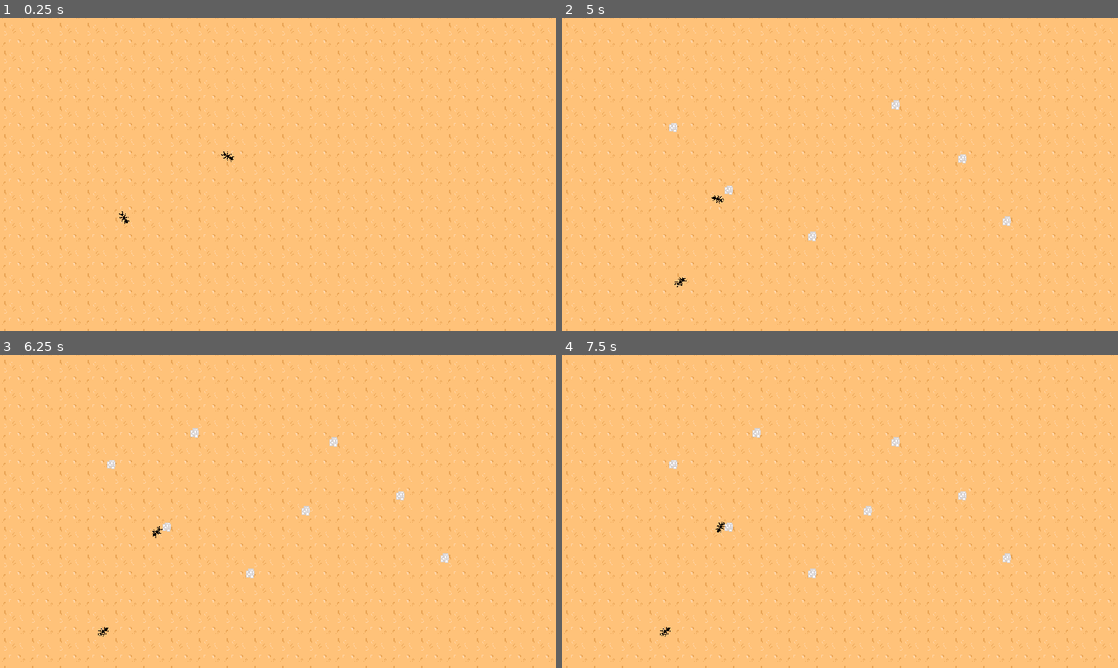
Above: before the commit, frames 1-4 (two rows, left to right).
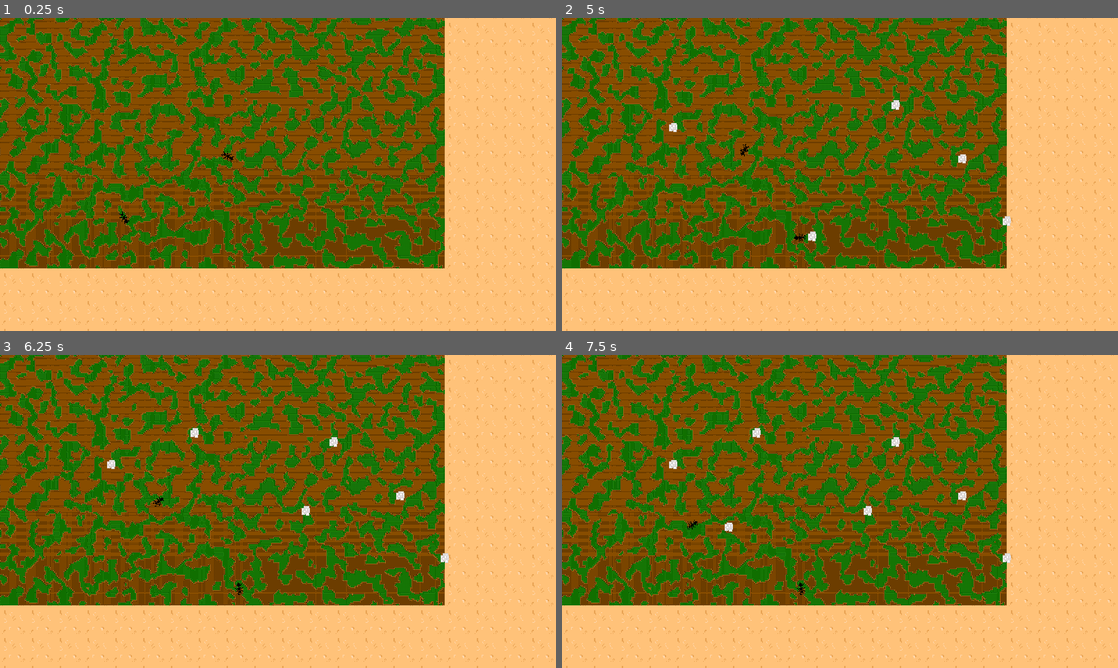
Above: after the commit, the same moments.

Repository: DuGringo/Ants
Game: Godot game, scene res://World.tscn
The game is run twice, just before and just after one commit, with the same random seed, the same clock (stepped at 60 frames per second) and the same inputs.
Inputs (mouse positions are in pixels of both pictures, inside the frame that each line leads up to):
- Up to frame 1 (0.25 s): no input
- Up to frame 2 (5 s): tap Enter at 0.5, 2 s; move the mouse to (962, 158) at 0.52 s; hold Right (ui_right) 0.53-1.28 s; click (962, 158) at 0.6 s; tap Space at 1.25 s; move the mouse to (728, 190) at 1.27 s; hold Down (ui_down) 1.28-2.03 s; tap J (attack) at 1.35 s; click (728, 190) at 1.55 s; move the mouse to (895, 105) at 2.02 s; hold Right (ui_right) 2.03-2.78 s; click (895, 105) at 2.1 s; move the mouse to (812, 237) at 2.77 s; hold Up (ui_up) 2.78-3.53 s; click (812, 237) at 2.85 s; move the mouse to (1006, 221) at 3.52 s; hold J (attack) 3.53-4.28 s; hold Left (ui_left) from 3.53 s (still down); click (1006, 221) at 3.8 s; move the mouse to (673, 127) at 4.27 s; click (673, 127) at 4.35 s
- Up to frame 3 (6.25 s): move the mouse to (305, 511) at 5.02 s; release Left (ui_left) at 5.03 s; hold Down (ui_down) 5.03-5.78 s; click (305, 511) at 5.1 s; tap Space at 5.75 s; move the mouse to (194, 433) at 5.77 s; hold Right (ui_right) from 5.78 s (still down); tap J (attack) at 5.85 s; click (194, 433) at 6.05 s
- Up to frame 4 (7.5 s): move the mouse to (962, 495) at 6.52 s; release Right (ui_right) at 6.53 s; hold Up (ui_up) 6.53-7.28 s; click (962, 495) at 6.6 s; move the mouse to (728, 527) at 7.27 s; hold Right (ui_right) from 7.28 s (still down); click (728, 527) at 7.35 s

The runs differ from the first frame. In frame 1, 64% of the frame differs, in the area x 0-80%, y 0-80%; in frame 2, 64%; in frame 3, 64%; in frame 4, 64%.

Commit message:
ProceduralMap

Diff:
--- a/Ants/Food.tscn
+++ b/Ants/Food.tscn
@@ -34,8 +34,6 @@
 shape = SubResource( 2 )
 
 [node name="Stats" parent="." instance=ExtResource( 4 )]
-MAX_HP = 2
-CUR_HP = 2
 [connection signal="area_entered" from="HurtBox" to="." method="_on_HurtBox_area_entered"]
 [connection signal="no_health" from="Stats" to="." method="_on_Stats_no_health"]
 
--- /dev/null
+++ b/Ants/Sprite.gd
@@ -0,0 +1,49 @@
+extends Sprite
+
+var WIDTH = 640
+var HEIGHT = 360
+
+const TILES = {
+	'grass': 0,
+	'dirt': 1,
+}
+
+var noise
+var noisewater
+
+# Called when the node enters the scene tree for the first time.
+func _ready():
+# Instantiate
+	randomize()
+	noise = OpenSimplexNoise.new()
+	noisewater = OpenSimplexNoise.new()
+
+	# Configure
+	noise.seed = randi()
+	noise.octaves = 2
+	noise.period = 7.5
+	noise.persistence = 0.5
+	noise.lacunarity = 2
+
+	noisewater.seed = randi()
+	noisewater.octaves = 2
+	noisewater.period = 40.0
+	noisewater.persistence = 0.5
+	noisewater.lacunarity = 2
+
+	_generate_world()
+
+func _generate_world():
+	for x in WIDTH:
+		for y in HEIGHT:
+			$TileMap.set_cellv(Vector2(x-WIDTH/2, y-HEIGHT/2), _get_tile_index(noise.get_noise_2d(float(x),float(y))))
+	$TileMap.update_bitmask_region()
+
+func _get_tile_index(noise_sample):
+	if noise_sample < 0.1:
+		return TILES.dirt
+	return TILES.grass
+
+# Called every frame. 'delta' is the elapsed time since the previous frame.
+#func _process(delta):
+#	pass
--- a/Ants/World.tscn
+++ b/Ants/World.tscn
@@ -1,9 +1,10 @@
-[gd_scene load_steps=5 format=2]
+[gd_scene load_steps=6 format=2]
 
 [ext_resource path="res://Ant.tscn" type="PackedScene" id=1]
 [ext_resource path="res://Ants Resorce/Tiles/Sand Tile.png" type="Texture" id=2]
 [ext_resource path="res://Tileset/TileMap.tscn" type="PackedScene" id=3]
 [ext_resource path="res://World.gd" type="Script" id=4]
+[ext_resource path="res://Sprite.gd" type="Script" id=5]
 
 [node name="World" type="YSort"]
 script = ExtResource( 4 )
@@ -16,9 +17,13 @@
 centered = false
 region_enabled = true
 region_rect = Rect2( 0, 0, 640, 360 )
+script = ExtResource( 5 )
 __meta__ = {
 "_edit_lock_": true
 }
+
+[node name="TileMap" parent="Sprite" instance=ExtResource( 3 )]
+scale = Vector2( 0.1, 0.1 )
 
 [node name="StaticBody2D" type="StaticBody2D" parent="."]
 
@@ -34,5 +39,3 @@
 [node name="Ant2" parent="." instance=ExtResource( 1 )]
 position = Vector2( 144, 232 )
 rotation = -0.659734
-
-[node name="TileMap" parent="." instance=ExtResource( 3 )]
